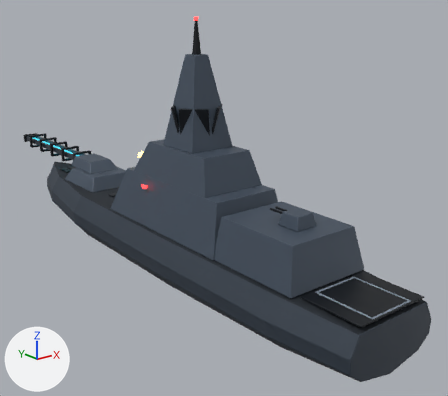
Two versions of the glTF model game/assets/models/destroyer.glb, one commit apart.
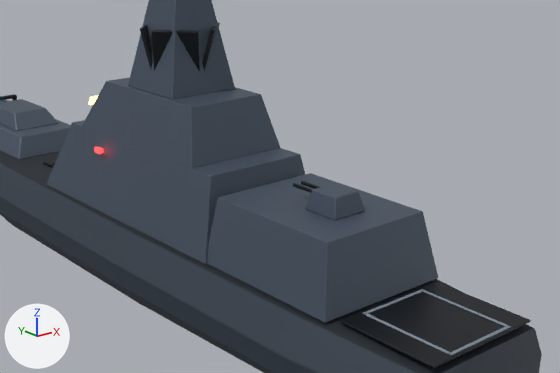
Each version appears first whole from a camera (50 mm lens) standing at (-13.7, -21.3, 9.7) and looking at (2.1, -1.5, 1.7), and next in a close-up on the part from 18% to 99% of the width and 23% to 84% of the height. Arrows for +X, +Y and +Z are at lower left; the lights stay in place. The last two pictures show the newer version. Where no turn or scale is listed for an object, it has been applied to the vertices. Vertices at exactly the same position are counted once.

The first close-up shows 'FlakGun', 'Hull', 'Railgun', 'Superstructure'.
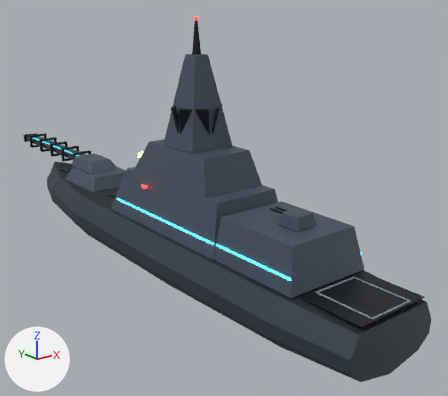
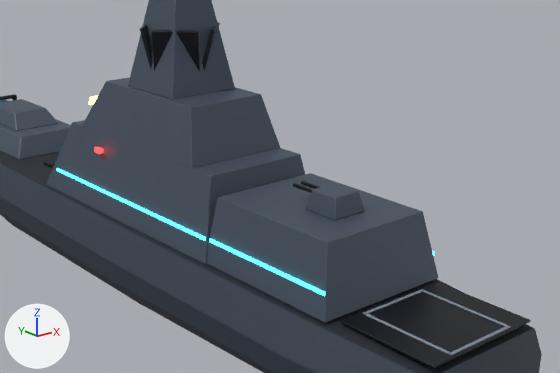
What the commit changed:
Material 'PlayerAccent' (mat_playeraccent) is new.
Its base color is (0.00304, 0.0232, 0.0296) (dark cyan #0a2a30).
Its roughness is 0.3.
Its emission color is (0.0742, 0.807, 1.0) (cyan #4de8ff).
Its emission strength is 3.0.
me_superstructure is used by ob_superstructure; location (0.0, 0.0, 0.0).
me_superstructure had 736 vertices, 1344 faces and spanned x -1.7..1.7, y -11.9..8.8, z 1.3..9.2.
me_superstructure now has 832 vertices, 1520 faces and spans x -1.7..1.7, y -11.9..8.8, z 1.3..9.2.
me_superstructure part 1: the loose piece of 24 vertices spanning x -1.5..1.5, y -11.9..-9.7, z 1.3 is copied, and the copy is scaled about its middle by (0.00925, 1.57, 2.67), then moved by (-1.6, 3.2, 0.5), in mat_playeraccent (dark cyan #0a2a30, glowing cyan #4de8ff); it spans x -1.6, y -9.4..-5.8, z 1.8..1.9.
me_superstructure part 2: a new loose piece of 24 vertices spanning x -1.7..-1.6, y -5.7..0.9, z 1.8..1.9, in mat_playeraccent (dark cyan #0a2a30, glowing cyan #4de8ff).
Other edits to the shape of me_superstructure do not show in these pictures.
me_superstructure gains material mat_playeraccent (dark cyan #0a2a30, glowing cyan #4de8ff).

Where the change shows, as pixel boxes (x1, y1, x2, y2) in the close-ups (560 x 373 px):
part 1 of me_superstructure, added
    after: (209, 238, 325, 296)
part 2 of me_superstructure, added
    after: (56, 168, 206, 241)
